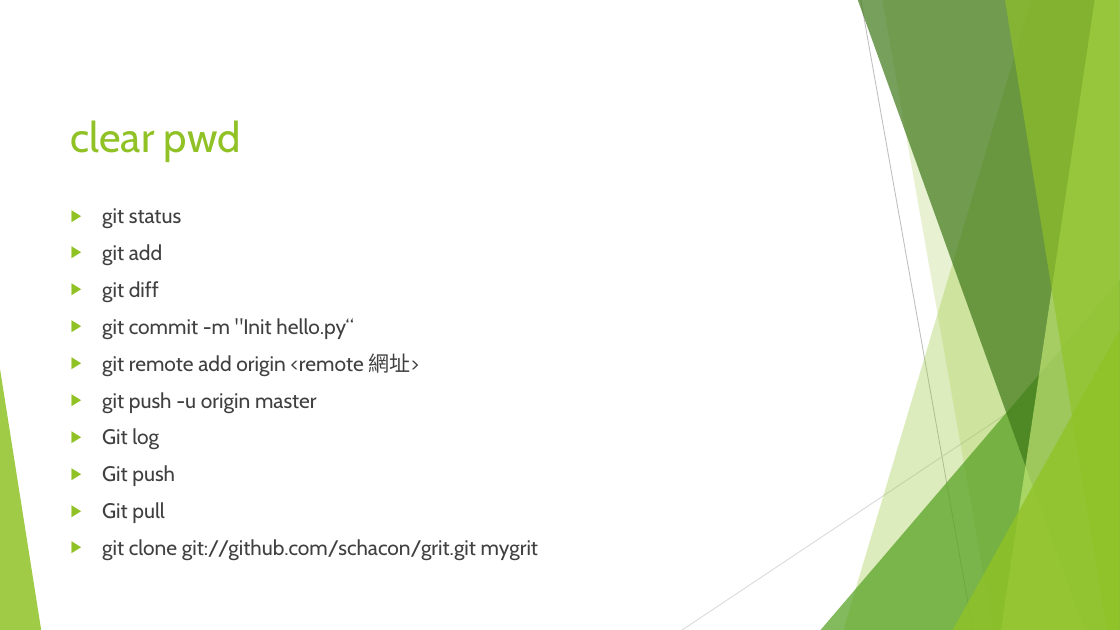
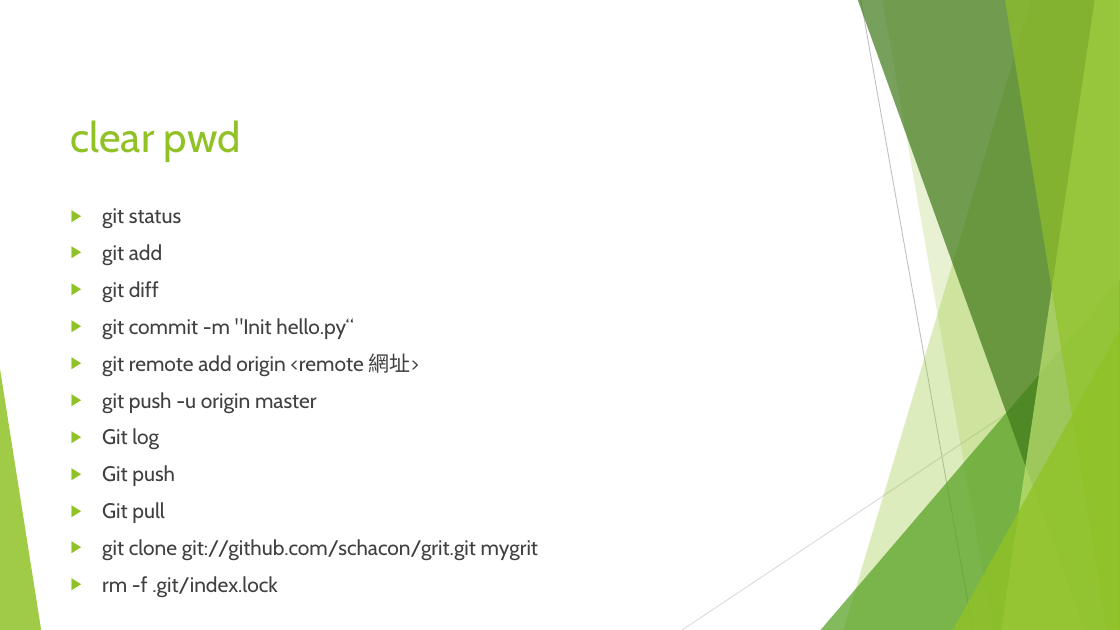
Before and after one commit to k1412id/GIT_test, a slide deck: slide 4 of git.pptx. Drawn at 1120x630 pixels with LibreOffice and Linux fonts; fonts in the diff are those of the drawing. Boxes give left, top, right and bottom in pixels: in the first picture for what was removed or moved away, otherwise in the second. Text is boxed around its words. In the diff, an @@ line names an element or a change of style, - is before the commit and + after.

Commit message:
1626

```diff
--- a/git.pptx
+++ b/git.pptx
@@ text at (102,576,277,597): paragraph added @@
+▶ rm -f .git/index.lock
```
